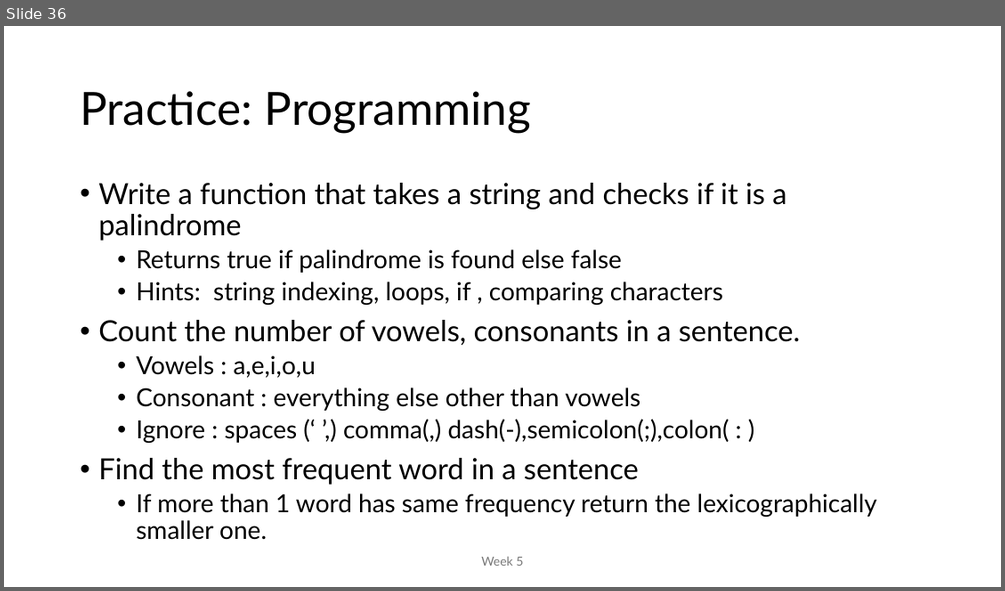
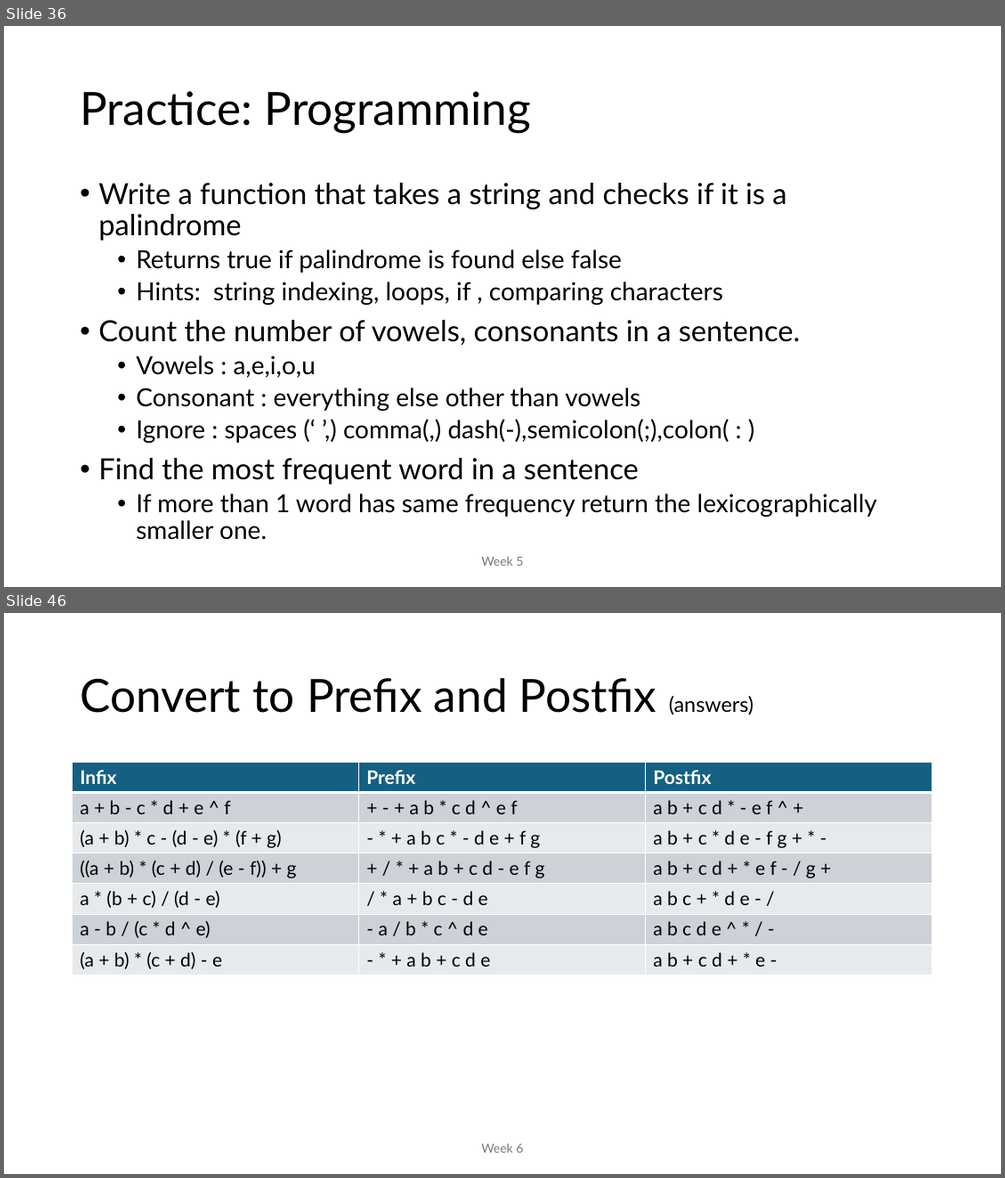
Before and after one commit to MoklaEducation/ems_winter_2025_acsl101, a slide deck: all/ExploringCSConceptsViaACSLCompetitions_all.pptx. Shown one above the other, each under a label of ours: slide 36 before the commit, slides 36 and 46 after it; the slides between them are not shown. The pictures are 1005x591 and 1005x1178 pixels, drawn with LibreOffice and Linux fonts; fonts in the diff are those of the drawing. Boxes give left, top, right and bottom in pixels: in the first picture for what was removed or moved away, otherwise in the second. Text is boxed around its words. In the diff, an @@ line names an element or a change of style, - is before the commit and + after.

Commit message:
week 06

```diff
--- a/all/ExploringCSConceptsViaACSLCompetitions_all.pptx
+++ b/all/ExploringCSConceptsViaACSLCompetitions_all.pptx
@@ slide 46 added at [4,613,1001,1174], background #FFFFFF @@
@@ title added at [80,678,753,715], 44 pt, text #000000 @@
+Convert to Prefix and Postfix (answers)
@@ table added at [73,763,932,975], 7 rows, 3 columns @@
+Infix | Prefix | Postfix
+a + b - c * d + e ^ f | + - + a b * c d ^ e f | a b + c d * - e f ^ +
+(a + b) * c - (d - e) * (f + g) | - * + a b c * - d e + f g | a b + c * d e - f g + * -
+((a + b) * (c + d) / (e - f)) + g | + / * + a b + c d - e f g | a b + c d + * e f - / g +
+a * (b + c) / (d - e) | / * a + b c - d e | a b c + * d e - /
+a - b / (c * d ^ e) | - a / b * c ^ d e | a b c d e ^ * / -
+(a + b) * (c + d) - e | - * + a b + c d e | a b + c d + * e -
@@ text added at [481,1143,523,1152], 12 pt, text #797979 @@
+Week 6
```
Also in this commit, not shown: 1 slide changed, 12 other slides added, 2 other files.
